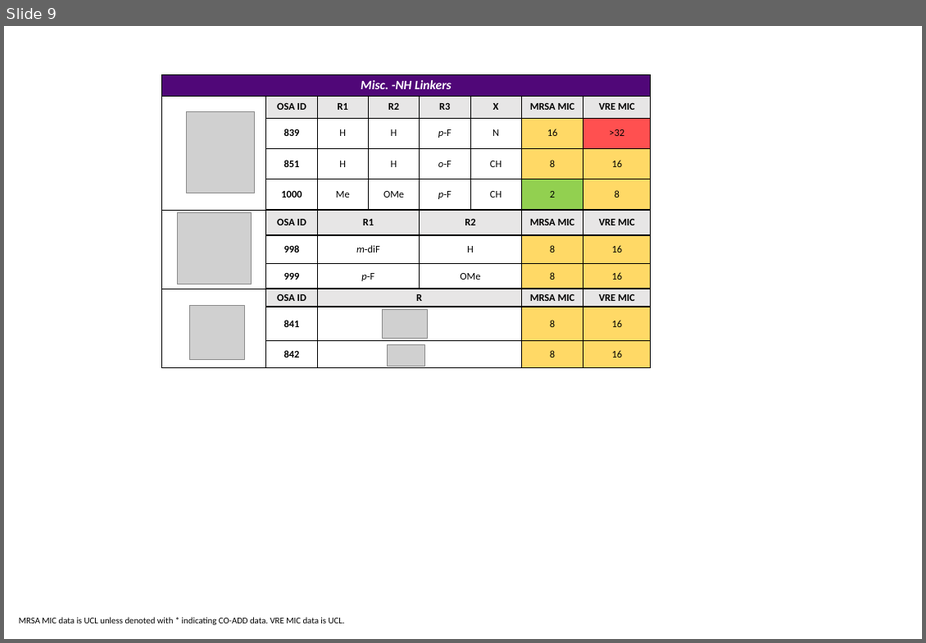
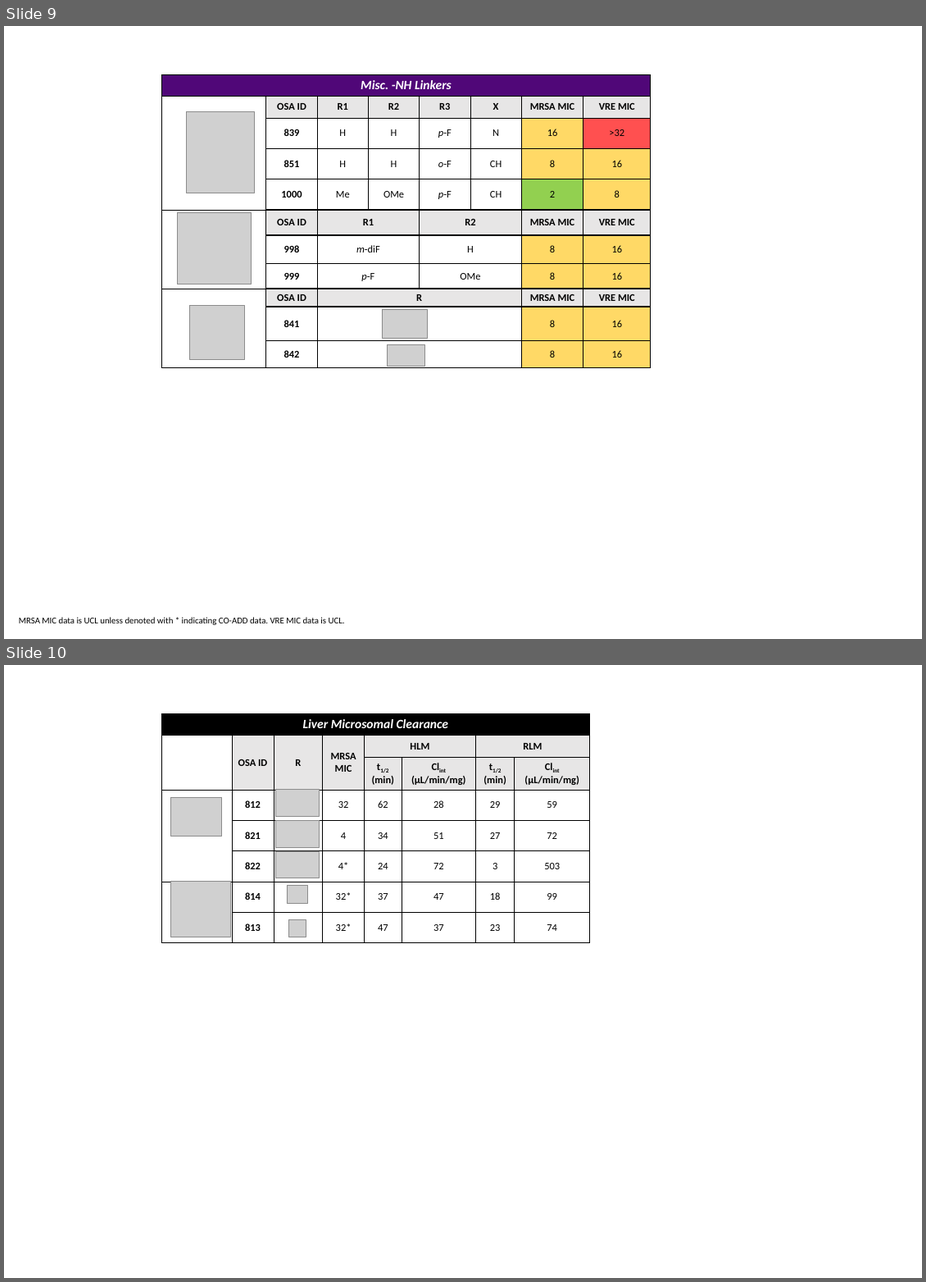
Before and after one commit to opensourceantibiotics/Series-2-Diarylimidazoles, a slide deck: Paper files/SAR_Tables_Paper.pptx. Shown one above the other, each under a label of ours: slide 9 before the commit, slides 9 and 10 after it. The pictures are 926x643 and 926x1282 pixels, drawn with LibreOffice and Linux fonts; fonts in the diff are those of the drawing; grey boxes stand for pictures. Boxes give left, top, right and bottom in pixels: in the first picture for what was removed or moved away, otherwise in the second. Text is boxed around its words. In the diff, an @@ line names an element or a change of style, - is before the commit and + after.

```diff
--- a/Paper files/SAR_Tables_Paper.pptx
+++ b/Paper files/SAR_Tables_Paper.pptx
@@ slide 10 added at box(4, 665, 922, 1278), background #FFFFFF @@
@@ table added at box(162, 713, 590, 941), 8 rows, 8 columns @@
+Liver Microsomal Clearance |  |  |  |  |  |  | 
+ | OSA ID | R | MRSA MIC | HLM |  | RLM | 
+ |  |  |  | t1/2 (min) | Clint (μL/min/mg) | t1/2 (min) | Clint (μL/min/mg)
+ | 812 |  | 32 | 62 | 28 | 29 | 59
+ | 821 |  | 4 | 34 | 51 | 27 | 72
+ | 822 |  | 4* | 24 | 72 | 3 | 503
+ | 814 |  | 32* | 37 | 47 | 18 | 99
+ | 813 |  | 32* | 47 | 37 | 23 | 74
@@ picture added at box(170, 797, 221, 836) @@
@@ picture added at box(276, 790, 320, 816) @@
@@ picture added at box(276, 820, 320, 847) @@
@@ picture added at box(276, 851, 320, 878) @@
@@ picture added at box(170, 881, 230, 937) @@
@@ picture added at box(287, 885, 307, 903) @@
@@ picture added at box(289, 919, 306, 936) @@
```
Also in this commit, not shown: 3 other files.
